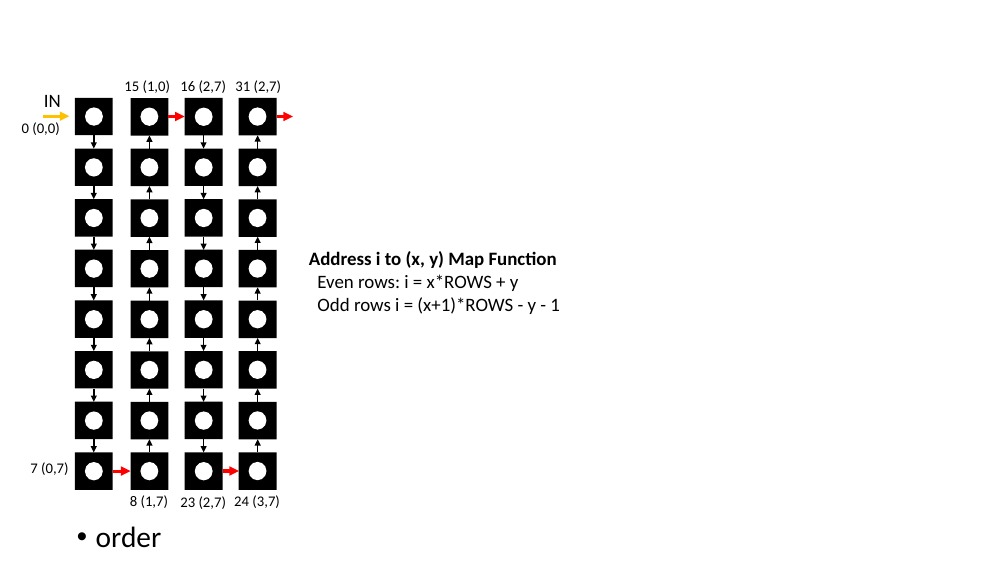
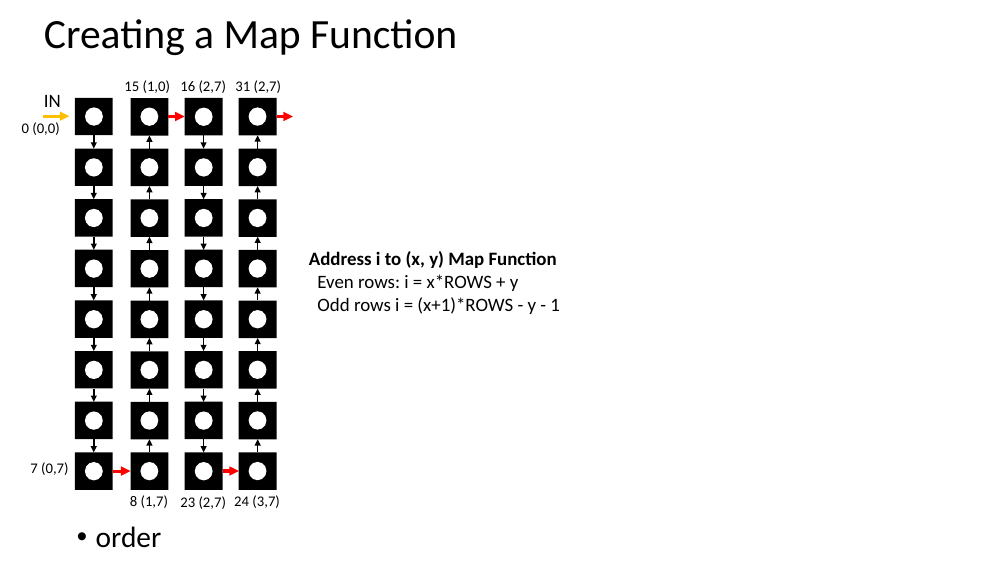
Before and after one commit to CoderDojoTC/micropython, a slide deck: slide 4 of presentations/Figures.pptx. Drawn at 1008x567 pixels with LibreOffice and Linux fonts; fonts in the diff are those of the drawing. Boxes give left, top, right and bottom in pixels: in the first picture for what was removed or moved away, otherwise in the second. Text is boxed around its words. In the diff, an @@ line names an element or a change of style, - is before the commit and + after.

```diff
--- a/presentations/Figures.pptx
+++ b/presentations/Figures.pptx
@@ title added at bbox=[44, 19, 457, 55], 39.6 pt, text #000000 @@
+Creating a Map Function
```
Also in this commit, not shown: 2 other files.
